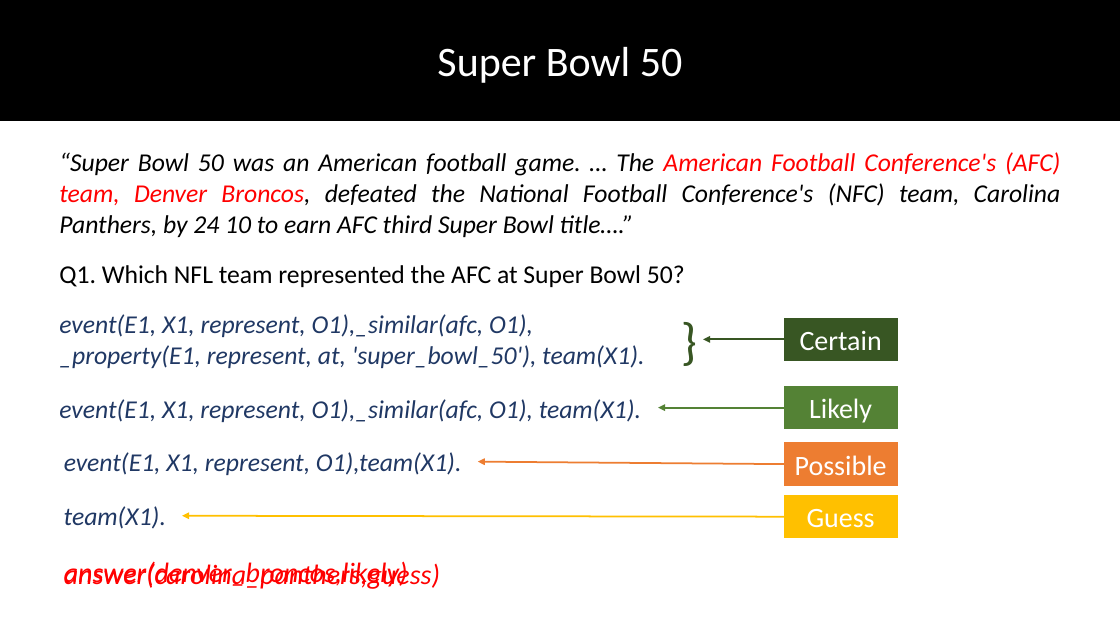
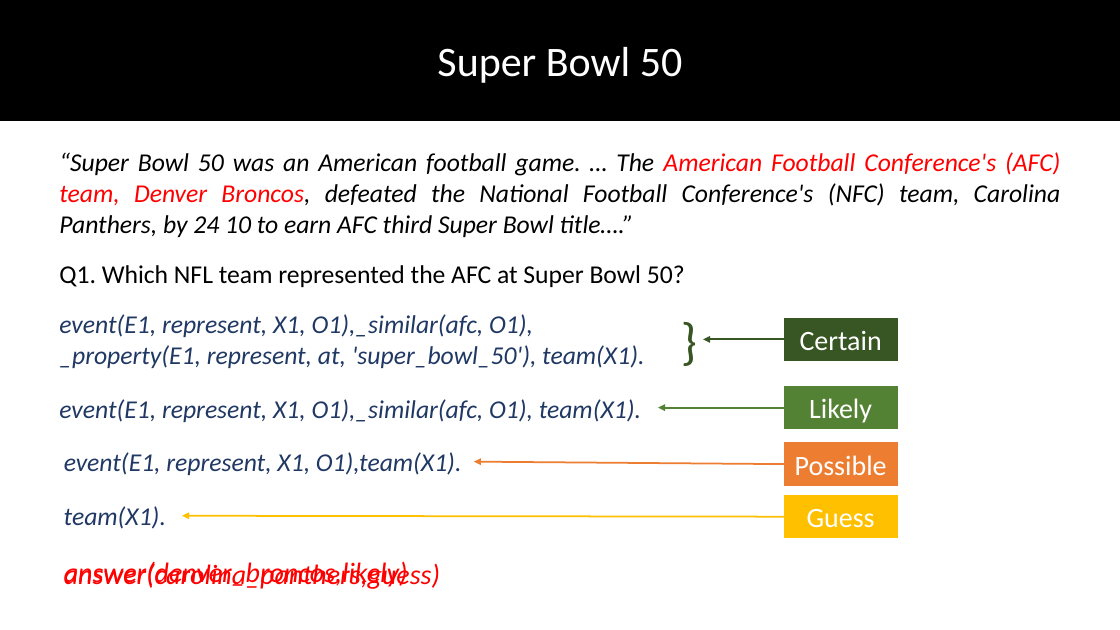
Before and after one commit to DhruvaPendharkar/thesis-project, a slide deck: slide 99 of Notes/ThesisPresentation.pptx. Drawn at 1120x630 pixels with LibreOffice and Linux fonts; fonts in the diff are those of the drawing. Boxes give left, top, right and bottom in pixels: in the first picture for what was removed or moved away, otherwise in the second. Text is boxed around its words. In the diff, an @@ line names an element or a change of style, - is before the commit and + after.

```diff
--- a/Notes/ThesisPresentation.pptx
+++ b/Notes/ThesisPresentation.pptx
@@ text at (59, 314, 644, 368): text changed @@
-event(E1, X1, represent, O1),_similar(afc, O1), _property(E1, represent, at, 'super_bowl_50'), team(X1).
+event(E1, represent, X1, O1),_similar(afc, O1), _property(E1, represent, at, 'super_bowl_50'), team(X1).
@@ text at (59, 399, 641, 422): text changed @@
-event(E1, X1, represent, O1),_similar(afc, O1), team(X1).
+event(E1, represent, X1, O1),_similar(afc, O1), team(X1).
@@ text at (64, 452, 462, 475): text changed @@
-event(E1, X1, represent, O1),team(X1).
+event(E1, represent, X1, O1),team(X1).
@@ arrow moved from (784, 465) - (478, 462) to (784, 465) - (474, 462) @@
```
Also in this commit, not shown: 3 other slides changed.
